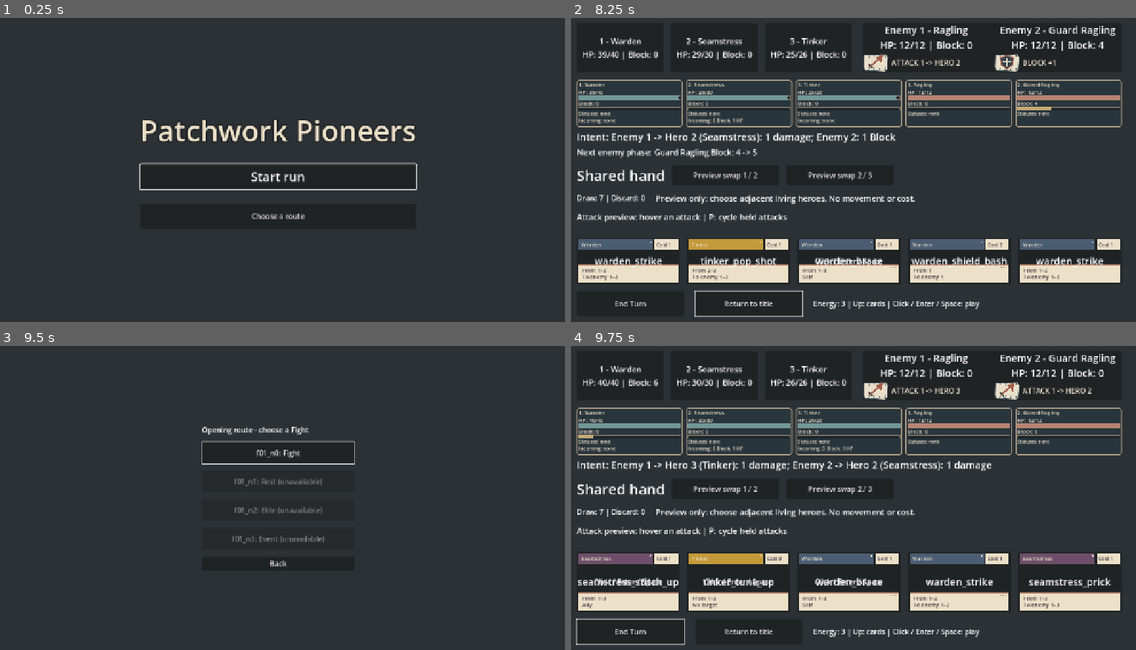
Above: before the commit, frames 1-4 (two rows, left to right).
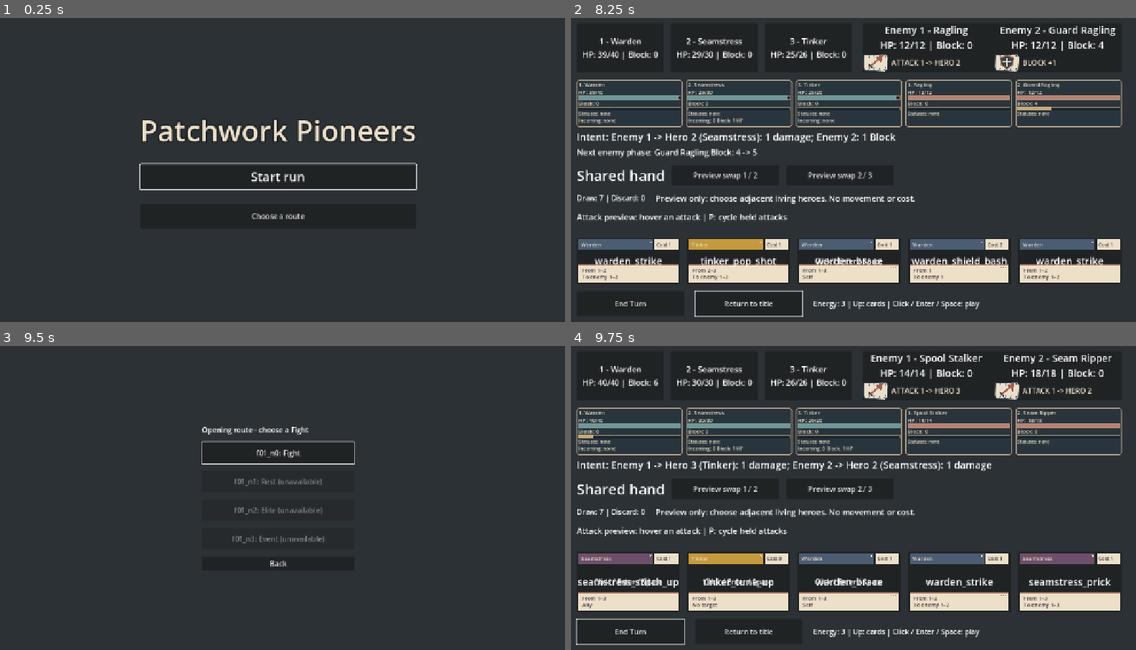
Above: after the commit, the same moments.

Repository: jcoev123-jpg/PatchworkPioneers
Game: Godot game, scene res://scenes/app.tscn
The game is run twice, just before and just after one commit, with the same random seed, the same clock (stepped at 60 frames per second) and the same inputs.
Inputs (mouse positions are in pixels of both pictures, inside the frame that each line leads up to):
- Up to frame 1 (0.25 s): no input
- Up to frame 2 (8.25 s): click "Start run" at 0.5 s; click "Preview swap 1 / 2" at 1.25 s; click "Preview swap 2 / 3" at 2 s; click "End Turn" at 2.75 s; click "Return to title" at 3.5 s; click "Start run" at 4.25 s; tap Enter (ui_accept) at 5, 5.27, 5.75, 6.02, 6.5, 7.25, 7.52, 8 s; move the mouse to (977, 154) at 5.02 s; hold Up 5.03-5.78 s; tap Space at 5.1 s; click (977, 154) at 5.17 s; move the mouse to (734, 185) at 5.77 s; hold Down 5.78-6.53 s; tap 1 at 5.85 s; move the mouse to (904, 100) at 6.52 s; hold Up 6.53-8.03 s; tap 3 at 6.6 s; move the mouse to (819, 233) at 7.27 s; tap P at 7.35 s; click (819, 233) at 7.42 s; move the mouse to (1023, 218) at 8.02 s; hold Down from 8.03 s (still down); tap Tab at 8.1 s
- Up to frame 3 (9.5 s): tap Enter (ui_accept) at 8.27 s; release Down at 8.75 s; click "Choose a route" at 8.75 s
- Up to frame 4 (9.75 s): click "f01_n0: Fight" at 9.5 s

Frames 1-3 are identical in both runs. In frame 4, 0.8% of the frame differs, in the area x 53-97%, y 2-26%.

Commit message:
Patchwork Pioneers cycle 060: Wire selected Fight rosters into live routed combat
Accepted by relay v2 (Claude final review, tests green).

Diff:
--- a/scripts/app.gd
+++ b/scripts/app.gd
@@ -8,6 +8,12 @@
 const STARTER_PARTY_PATH := "res://data/heroes/starter_party.json"
 const STARTER_ATTACKS_PATH := "res://data/encounters/starter_attacks.json"
 const STARTER_ENEMIES_PATH := "res://data/enemies/starter_enemies.json"
+const RUN_ENEMIES_PATH := "res://data/enemies/run_enemies.json"
+const FIGHT_ROSTERS := {
+	"starter_attacks": ["ragling", "ragling_guard"],
+	"guard_counterattack": ["button_guard", "fray_scavenger"],
+	"ragling_rearline_feint": ["spool_stalker", "seam_ripper"],
+}
 const FIGHT_ENCOUNTER_PATHS := {
 	"starter_attacks": STARTER_ATTACKS_PATH,
 	"guard_counterattack": "res://data/encounters/guard_counterattack.json",
@@ -28,6 +34,8 @@
 var route_buttons: Array[Button] = []
 var run_map: RunMap
 var fight_encounter_paths: Dictionary = FIGHT_ENCOUNTER_PATHS.duplicate()
+var fight_rosters: Dictionary = FIGHT_ROSTERS.duplicate(true)
+var run_enemies_path: String = RUN_ENEMIES_PATH
 var fight_selection: RunFightEncounterSelection
 var encounter_id := ""
 var title_view: VBoxContainer
@@ -247,8 +255,11 @@
 	var route_before := run_map.get_route()
 	if not run_map.choose_node(id):
 		return false
-	var selected := fight_selection.select_current_fight(run_map, run_rng, fight_encounter_paths)
-	if not selected.get("success", false) or not _start_battle(run_rng, selected.get("definitions", [])):
+	var selected := fight_selection.select_current_battle(run_map, run_rng, {"Fight": fight_encounter_paths})
+	var assembled := RunTypedBattleRoster.new().assemble(selected, fight_rosters,
+		[starter_enemies_path, run_enemies_path])
+	if not assembled.get("ok", false) or not _start_battle(run_rng,
+			assembled.get("definitions", []), assembled.get("enemies")):
 		run_map.undo_choice(id, route_before)
 		run_rng.state = rng_before
 		fight_selection = RunFightEncounterSelection.new()
@@ -280,7 +291,8 @@
 	route_button.grab_focus()
 
 
-func _start_battle(shared_rng: RandomNumberGenerator = null, encounter_definitions: Array = []) -> bool:
+func _start_battle(shared_rng: RandomNumberGenerator = null, encounter_definitions: Array = [],
+		selected_enemies: CombatEnemies = null) -> bool:
 	var cards := _load_starter_deck()
 	if cards.is_empty():
 		push_warning("Starter deck is invalid or unreadable; run was not started")
@@ -291,6 +303,12 @@
 	if shared_rng != null:
 		selector = CombatEnemyIntents.new(encounter_definitions)
 	var starting_enemies := CombatEnemies.new(_load_enemy_definitions())
+	if not starting_enemies.is_valid():
+		return false
+	if shared_rng != null:
+		if selected_enemies == null:
+			return false
+		starting_enemies = selected_enemies
 	if not selector.is_valid() or not starting_enemies.is_valid() or not _positions_align(selector, starting_enemies):
 		push_warning("Starter enemies or schedule are invalid; run was not started")
 		return false
--- a/tests/live_run_map_entry_test.gd
+++ b/tests/live_run_map_entry_test.gd
@@ -69,6 +69,11 @@
 	if attempted_fight:
 		_check(app.fight_selection != null and app.fight_selection != selector,
 			reason + " resets selector cache after failed startup")
+		_check(app.fight_selection._selected.is_empty() and app.fight_selection._bound_map == null
+			and app.encounter_id == "", reason + " leaves no cached choice or map binding")
+		var presenter = app.get_node("LiveEnemyRoster")
+		_check(presenter.enemies == null and presenter.panel == null and app.enemy_intents == null
+			and app.victory_gold == null, reason + " leaves no battle services or actor controls")
 
 
 func _run() -> void:
@@ -219,7 +224,38 @@
 			"both initial announcements mounted")
 		var reference_deck := CombatDeck.new(cards, rng)
 		var reference_party := CombatParty.new(app._load_party_definitions())
-		var reference_enemies := CombatEnemies.new(app._load_enemy_definitions())
+		# Independent bindings and catalog lookup, without the production assembler.
+		var expected_rosters := {
+			"starter_attacks": ["ragling", "ragling_guard"],
+			"guard_counterattack": ["button_guard", "fray_scavenger"],
+			"ragling_rearline_feint": ["spool_stalker", "seam_ripper"],
+		}
+		_check(app.FIGHT_ROSTERS == expected_rosters, "all three exact ordered Fight bindings")
+		var catalog: Array = JSON.parse_string(FileAccess.get_file_as_string(app.STARTER_ENEMIES_PATH))
+		catalog.append_array(JSON.parse_string(FileAccess.get_file_as_string(app.RUN_ENEMIES_PATH)))
+		var ordered: Array = []
+		for enemy_id in expected_rosters[expected_id]:
+			var matches: Array = catalog.filter(func(record): return record.id == enemy_id)
+			_check(matches.size() == 1, "unique authored enemy ID: " + enemy_id)
+			if matches.size() == 1:
+				var record: Dictionary = matches[0].duplicate(true)
+				record.max_hp = int(record.max_hp)
+				ordered.append(record)
+		var reference_enemies := CombatEnemies.new(ordered)
+		_check(reference_enemies.is_valid() and app.enemies.get_enemies() == reference_enemies.get_enemies(),
+			"selected catalog IDs, HP, names and source slots match independent roster")
+		var presenter = app.get_node("LiveEnemyRoster")
+		_check(presenter.enemies == app.enemies and is_instance_valid(presenter.panel)
+			and presenter.panel.is_visible_in_tree() and presenter._labels.size() == ordered.size(),
+			"real selected enemy panels mounted")
+		for index in range(ordered.size()):
+			var label: Label = presenter._labels[index]
+			_check(label.is_visible_in_tree() and label.text == "Enemy %d - %s\nHP: %d/%d | Block: 0" % [
+				index + 1, ordered[index].name, ordered[index].max_hp, ordered[index].max_hp],
+				"visible selected actor name and HP by slot")
+			var initial_action: Dictionary = authored[index].pattern[0].duplicate(true)
+			initial_action.enemy_position = index + 1
+			_check(app.enemy_attacks[index] == initial_action, "source-ordered authored initial intent")
 		var reference_result := CombatBattleResult.new(reference_party, reference_enemies)
 		var reference_flow := CombatRoundFlow.new(reference_deck, reference_party, reference_enemies,
 			expected_intents, reference_result)
@@ -244,13 +280,20 @@
 		_check(_snapshot(app) == before, "other starts and stale Back preserve battle")
 		_check(reference_flow.end_turn(), "reference executes selected enemy phase")
 		var heroes_before_phase: Array = app.party.get_heroes()
-		await _click(app.end_turn_button)
+		if session == 0:
+			await _click(app.end_turn_button)
+		else:
+			app.end_turn_button.grab_focus()
+			await _key(KEY_ENTER)
 		_check(app.party.get_heroes() != heroes_before_phase, "selected phase causes real hero damage")
 		_check(app.party.get_heroes() == reference_party.get_heroes()
 			and app.enemies.get_enemies() == reference_enemies.get_enemies()
 			and app.enemy_attacks == expected_intents.get_intents()
 			and app.deck.hand == reference_deck.hand and app.deck.draw_pile == reference_deck.draw_pile
-			and app.deck.discard_pile == reference_deck.discard_pile and app.run_rng.state == rng.state,
+			and app.deck.discard_pile == reference_deck.discard_pile and app.run_rng.state == rng.state
+			and app.deck.energy == reference_deck.energy and app.deck.turn_active == reference_deck.turn_active
+			and app.enemy_intents._turn_index == expected_intents._turn_index
+			and app.battle_result.evaluate() == reference_result.evaluate(),
 			"mounted End Turn executes selected attacks/block, advances schedule and deals exact next hand")
 		_check(app.enemy_intents.get_intents() == expected_intents.get_intents(), "next phase follows selected schedule")
 		for definition in authored:
@@ -290,6 +333,20 @@
 			_reject(app, fight_id, "invalid encounter pool")
 			_check(app.fight_selection != null and app.encounter_id == "", "failed selection reset for retry")
 		app.fight_encounter_paths = app.FIGHT_ENCOUNTER_PATHS.duplicate()
+		# Force each binding failure through the real selected-route transaction.
+		for invalid in [null, 42, [], ["unknown", "ragling_guard"], ["ragling", "ragling"],
+			["ragling"], ["ragling", "ragling_guard", "button_guard"], ["ragling", 42]]:
+			for selected_id in app.FIGHT_ROSTERS:
+				app.fight_rosters[selected_id] = invalid
+			_reject(app, fight_id, "malformed/unknown/duplicate/wrong-count roster: " + str(invalid))
+		app.fight_rosters = {}
+		_reject(app, fight_id, "missing encounter binding")
+		app.fight_rosters = app.FIGHT_ROSTERS.duplicate(true)
+		app.run_enemies_path = "res://data/enemies/missing_060.json"
+		_reject(app, fight_id, "missing M03 catalog")
+		app.run_enemies_path = app.STARTER_ENEMIES_PATH
+		_reject(app, fight_id, "duplicate catalog IDs")
+		app.run_enemies_path = app.RUN_ENEMIES_PATH
 		for field in ["starter_deck_path", "starter_party_path", "starter_attacks_path", "starter_enemies_path"]:
 			var original: String = app.get(field)
 			app.set(field, OS.get_environment("TEMP").path_join("patchwork_missing_029.json"))
@@ -348,6 +405,8 @@
 		var starter := CombatEnemyIntents.new(app._load_enemy_schedule())
 		_check(app.enemy_attacks == starter.get_intents() and app.fight_selection == null
 			and app.encounter_id == "", "direct start keeps starter schedule without routed selector")
+		_check(app.enemies.get_enemies() == CombatEnemies.new(app._load_enemy_definitions()).get_enemies(),
+			"direct Start run retains original starter pair")
 		var rng := RandomNumberGenerator.new()
 		rng.seed = fixture_seed
 		var direct := CombatDeck.new(app._load_starter_deck(), rng)
